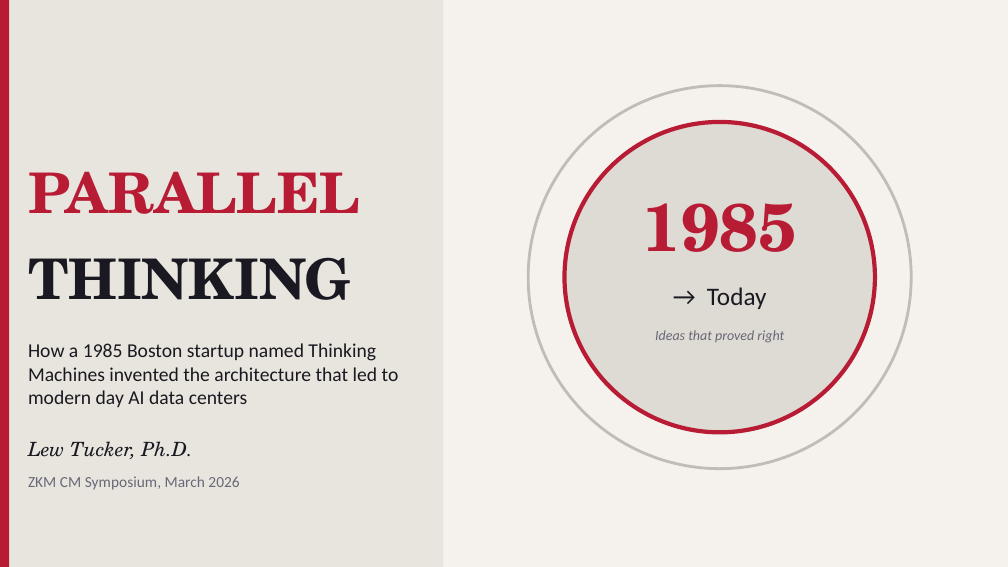
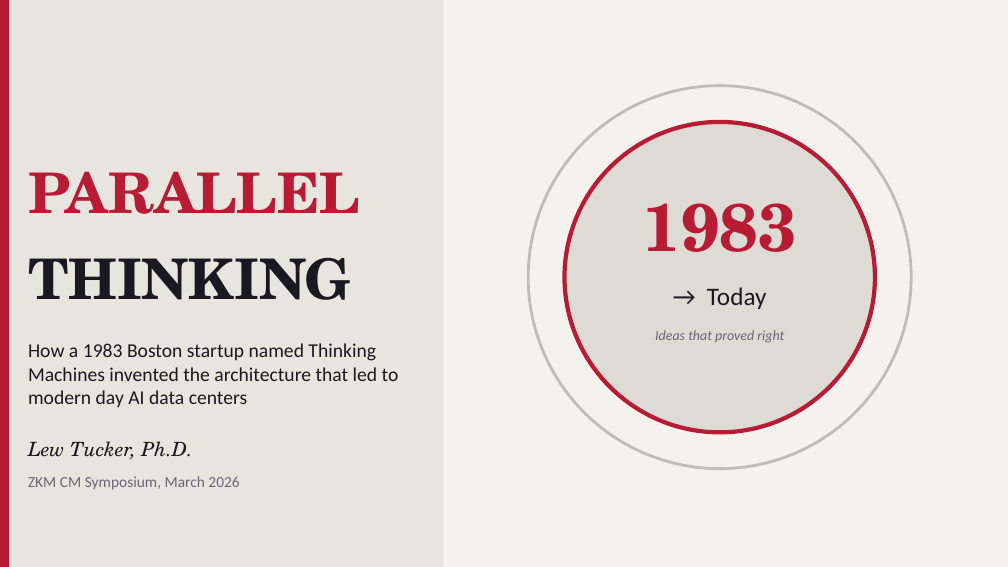
Before and after one commit to lewtucker/MyPage, a slide deck: slide 1 of slides/Parallel_Thinking_3.pptx. Drawn at 1008x567 pixels with LibreOffice and Linux fonts; fonts in the diff are those of the drawing. Boxes give left, top, right and bottom in pixels: in the first picture for what was removed or moved away, otherwise in the second. Text is boxed around its words. In the diff, an @@ line names an element or a change of style, - is before the commit and + after.

```diff
--- a/slides/Parallel_Thinking_3.pptx
+++ b/slides/Parallel_Thinking_3.pptx
@@ text at (643,203,797,252): text changed @@
-1985
+1983
@@ text at (28,343,399,407): text changed @@
-How a 1985 Boston startup named Thinking Machines invented the architecture that led to modern day AI data centers
+How a 1983 Boston startup named Thinking Machines invented the architecture that led to modern day AI data centers
```
Also in this commit, not shown: 2 other files.
